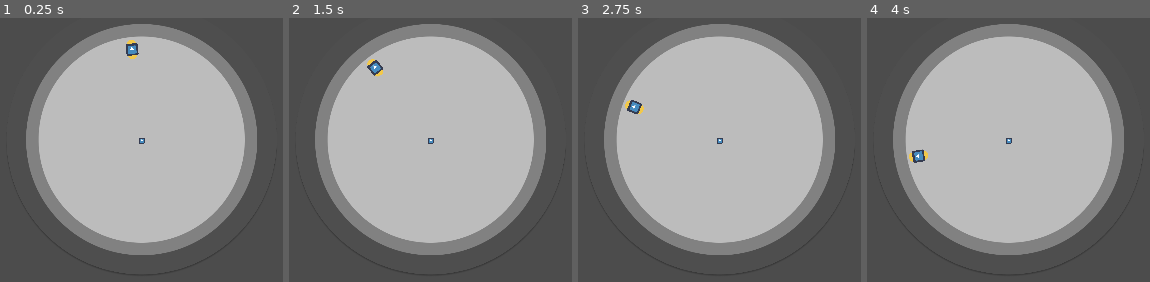
Above: before the commit, frames 1-4 (left to right).
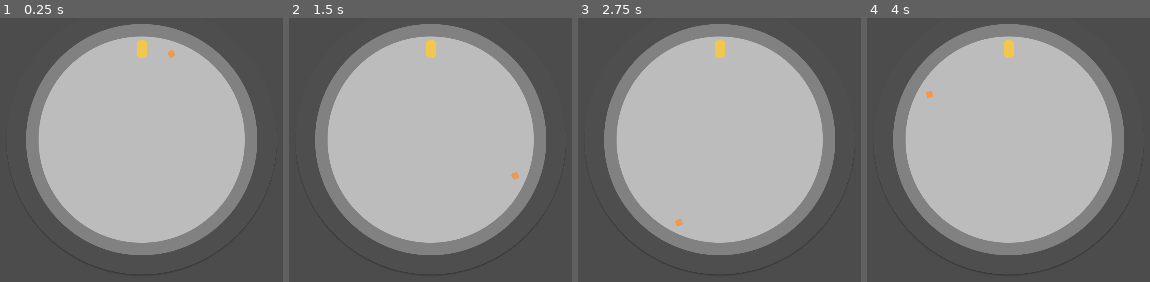
Above: after the commit, the same moments.

Repository: takecare/popthelock
Game: Godot game, scene res://scenes/Main.tscn
Two runs of this game, one before a commit and one after it. Both use one fixed random seed, a clock stepped at 60 frames per second and the inputs below. The engine's default icon, where the game draws it, is replaced by a stand-in: a white triangle on a blue panel in a dark square.
Inputs:
- Up to frame 1 (0.25 s): no input
- Up to frame 2 (1.5 s): tap Enter at 1.25 s
- Up to frame 3 (2.75 s): no input
- Up to frame 4 (4 s): no input

The runs differ from the first frame. In frame 1, 0.6% of the frame differs, in the area x 44-62%, y 8-48%; in frame 2, 0.6%, in the area x 27-82%, y 8-62%; in frame 3, 0.6%; in frame 4, 0.6%.

Commit message:
add and rotate crosshair

Diff:
--- a/Node2D.gd
+++ b/Node2D.gd
@@ -44,14 +44,10 @@
   pass
 
 func _process(delta):
-#  if angle == 360:
-#    angle = 0
-#  elif angle > 360:
-#    angle = abs(360 - angle)
-#  angle += step * delta * speed
-#  setpos(sprite, center.position, angle)
-
-  rotateAround(sprite, center.position, -25 * delta)
-#  rot2(sprite, center.position, -25 * delta)
-#  rot(sprite, center, -25 * delta)
+  if angle == 360:
+    angle = 0
+  elif angle > 360:
+    angle = abs(360 - angle)
+  angle += step * delta * speed
+  setpos(sprite, center.position, angle)
   pass
--- a/scenes/Lock.tscn
+++ b/scenes/Lock.tscn
@@ -1,8 +1,9 @@
-[gd_scene load_steps=4 format=2]
+[gd_scene load_steps=5 format=2]
 
 [ext_resource path="res://sprites/circle.png" type="Texture" id=1]
 [ext_resource path="res://scripts/Lock.gd" type="Script" id=2]
 [ext_resource path="res://icon.png" type="Texture" id=3]
+[ext_resource path="res://scripts/Target.gd" type="Script" id=4]
 
 [node name="Lock" type="HBoxContainer"]
 margin_right = 720.0
@@ -32,3 +33,6 @@
 visible = false
 scale = Vector2( 0.15, 0.15 )
 texture = ExtResource( 3 )
+
+[node name="Target" type="Sprite" parent="."]
+script = ExtResource( 4 )
--- a/scenes/Main.tscn
+++ b/scenes/Main.tscn
@@ -1,7 +1,7 @@
 [gd_scene load_steps=6 format=2]
 
-[ext_resource path="res://sprites/target.png" type="Texture" id=1]
-[ext_resource path="res://icon.png" type="Texture" id=2]
+[ext_resource path="res://sprites/crosshair.png" type="Texture" id=1]
+[ext_resource path="res://sprites/target.png" type="Texture" id=2]
 [ext_resource path="res://scripts/Main.gd" type="Script" id=3]
 [ext_resource path="res://scripts/Target.gd" type="Script" id=4]
 [ext_resource path="res://scenes/Lock.tscn" type="PackedScene" id=5]
@@ -14,17 +14,19 @@
 [node name="Target" type="Sprite" parent="."]
 position = Vector2( 360, 72 )
 scale = Vector2( 0.15, 0.15 )
+texture = ExtResource( 2 )
+script = ExtResource( 4 )
+__meta__ = {
+"_edit_group_": true
+}
+lockPath = NodePath("../Lock")
+
+[node name="Crosshair" type="Sprite" parent="."]
+position = Vector2( 360, 72 )
+scale = Vector2( 0.15, 0.15 )
 texture = ExtResource( 1 )
 script = ExtResource( 4 )
 __meta__ = {
 "_edit_group_": true
 }
 lockPath = NodePath("../Lock")
-
-[node name="Sprite" type="Sprite" parent="Target"]
-scale = Vector2( 2, 2 )
-texture = ExtResource( 2 )
-
-[node name="Sprite" type="Sprite" parent="."]
-scale = Vector2( 0.15, 0.15 )
-texture = ExtResource( 2 )
--- a/scripts/Lock.gd
+++ b/scripts/Lock.gd
@@ -4,7 +4,7 @@
 onready var center: Position2D = $Body/Center
 
 func _ready() -> void:
-  pass # Replace with function body.
+  pass
 
-func _process(delta: float) -> void:
+func _process(_delta: float) -> void:
   pass
--- a/scripts/Main.gd
+++ b/scripts/Main.gd
@@ -1,21 +1,14 @@
 extends Node2D
 
-export(float) var speed = 1
+export(float) var speed = 15
+export(float) var step = 5
 
 onready var lock: Lock = $Lock
 onready var target: Target = $Target
+onready var crosshair: Sprite = $Crosshair
 
 func _ready() -> void:
-  $Sprite.global_position = lock.center.global_position
   pass
 
-func rotateAround(obj: Node2D, point: Vector2, angle: float):
-  var rot = deg2rad(angle)
-  obj.global_translate(-point)
-  obj.transform = obj.transform.rotated(rot)
-  obj.global_translate(point)
-
 func _process(delta: float) -> void:
-  rotateAround(target, lock.center.global_position, -25 * speed * delta)
-#  target.look_at(lock.center.global_position)
-  pass
+  crosshair.rotate_around(lock.center.global_position, step * speed * delta)
--- a/scripts/Target.gd
+++ b/scripts/Target.gd
@@ -1,17 +1,20 @@
 class_name Target extends Sprite
 
 const TARGET_Y_OFFSET = 74
-
-onready var pivot: Position2D = $Pivot
 
 export (NodePath) var lockPath = null
 var lock: Lock = null
 
 func _ready() -> void:
-  assert(lockPath != null, "ERROR: lockPath is null.");
-  lock = get_node(lockPath)
-  #position.x = lock.center.global_position.x
-  #position.y = lock.body.rect_position.y + TARGET_Y_OFFSET #lock.body.get_global_rect().size
+  #assert(lockPath != null, "ERROR: lockPath is null.");
+  #lock = get_node(lockPath)
+  pass
 
-func _process(delta: float) -> void:
+func _process(_delta: float) -> void:
   pass
+
+func rotate_around(point: Vector2, angle: float):
+  var rot = deg2rad(angle)
+  global_translate(-point)
+  transform = transform.rotated(rot)
+  global_translate(point)
